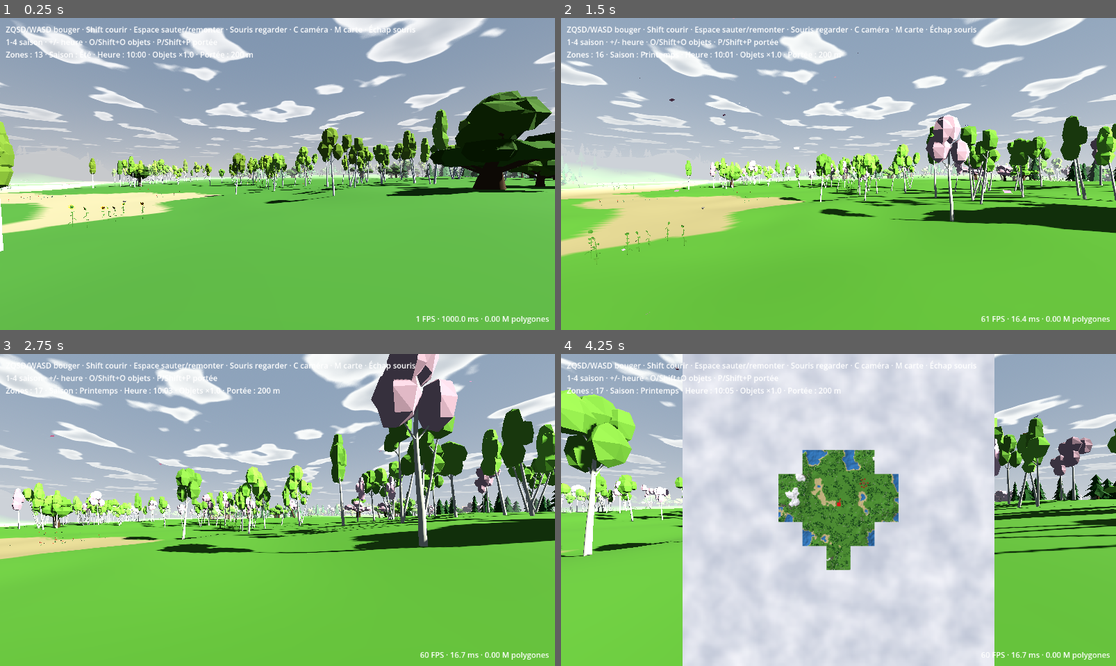
Above: before the commit, frames 1-4 (two rows, left to right).
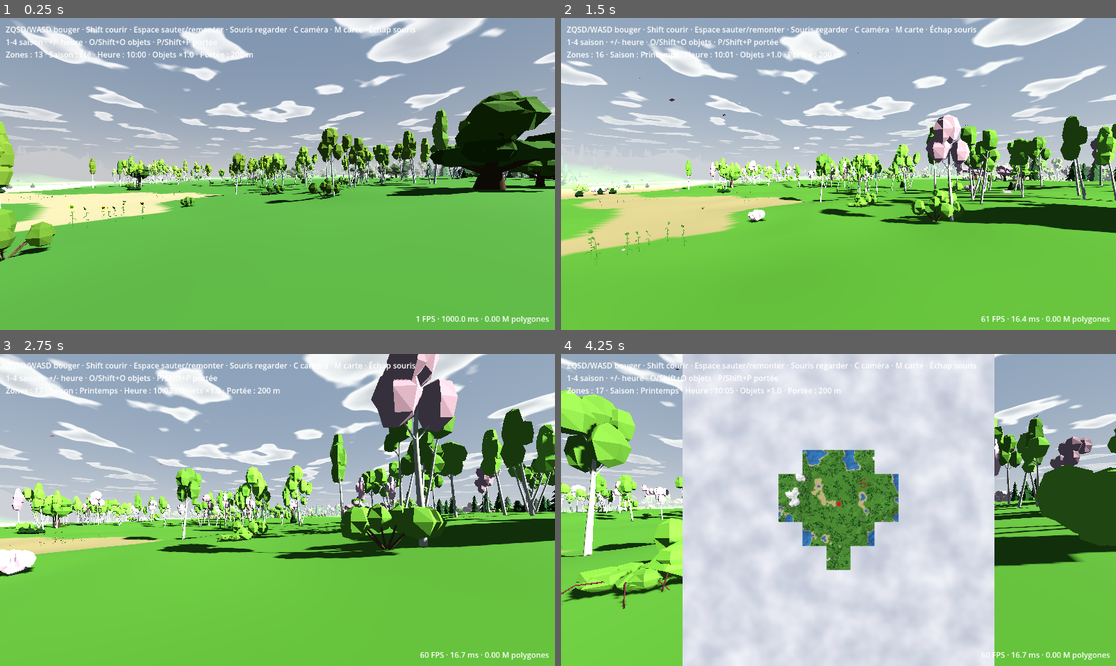
Above: after the commit, the same moments.

Repository: tdebarochez/openworld
Game: Godot game, scene res://main.tscn
Same seed, same stepped clock (60 frames per second), same inputs: the game is played once before the commit and once after it.
Inputs (mouse positions are in pixels of both pictures, inside the frame that each line leads up to):
- Up to frame 1 (0.25 s): no input
- Up to frame 2 (1.5 s): tap Enter at 0.5 s; move the mouse to (866, 174) at 0.52 s; hold W from 0.53 s (still down); tap 1 at 0.6 s; tap Space at 0.77, 1.07 s; tap 4 at 0.8, 1.35 s; move the mouse to (810, 174) at 1.27 s
- Up to frame 3 (2.75 s): keep holding W; tap Space at 1.52, 1.82 s; tap 1 at 1.55, 2.1 s; move the mouse to (288, 503) at 2.02 s; tap 4 at 2.3 s
- Up to frame 4 (4.25 s): keep holding W; move the mouse to (832, 516) at 2.77 s; tap 4 at 2.85, 3.8 s; tap Space at 3.02, 3.32, 3.77, 4.07 s; tap 1 at 3.05 s; move the mouse to (877, 513) at 3.52 s; tap M at 3.6 s

The runs differ from the first frame. In frame 1, 1.5% of the frame differs, in the area x 0-100%, y 48-79%; in frame 2, 1.3%; in frame 3, 3.4%; in frame 4, 6.1%, in the area x 0-100%, y 35-82%.

Commit message:
Add bushes along forest edges: hazel, holly, bramble
tools/make_bushes.py (Blender, reusing make_trees.py's helpers) makes 3 variants
each of a hazel-like leafy vase, a holly-like dense evergreen cone and a low
sprawling bramble mound (190-372 triangles, 0.6-2.4 m), leaves on surface 1.
world.gd places them in groups in a band of the forest field around the
forest/clearing edge (densest at the edge, half as wide under the trees),
FULL zones only, one MultiMesh per model, no collision. Seasons treat hazel
like birch, holly like conifers (snow), bramble like oak.

Co-Authored-By: Claude Opus 5.5 <noreply@anthropic.com>

Diff:
--- a/seasons.gd
+++ b/seasons.gd
@@ -68,9 +68,9 @@
 var world  # world.gd, set before any zone is attached
 var season := Season.SUMMER
 var terrain_mat := ShaderMaterial.new()
-var leaf_mats: Array[StandardMaterial3D] = []  # per tree model, the tintable leaves material
+var leaf_mats: Array[StandardMaterial3D] = []  # per tree model then bush model, the tintable leaves material
 var leaf_albedo: Array[Color] = []  # its summer colour
-var snowy_mats: Array[ShaderMaterial] = []  # per tree model, winter leaves (used for conifers)
+var snowy_mats: Array[ShaderMaterial] = []  # same indices, winter leaves (used for conifers and holly)
 var roof_mats: Array[Material] = []  # per house kind, the roof (surface 1, tools/make_houses.py)
 var snowy_roofs: Array[ShaderMaterial] = []  # same snowy shader: white on the slopes, roof colour below
 var env: Environment
@@ -110,8 +110,8 @@
 	light = base
 	var shader := Shader.new()
 	shader.code = SNOWY_LEAVES_SHADER
-	for model in world.species.size():
-		var mat := world.species[model].surface_get_material(1) as StandardMaterial3D
+	for mesh: Mesh in world.species + world.bush_meshes:  # bushes follow their trees' seasons
+		var mat := mesh.surface_get_material(1) as StandardMaterial3D
 		leaf_mats.append(mat)
 		leaf_albedo.append(mat.albedo_color)
 		var snowy := ShaderMaterial.new()
@@ -152,17 +152,19 @@
 	world.water_mat.roughness = 0.4 if winter else base.water_rough
 	for k in world.house_meshes.size():  # snow on the roofs (shared meshes: every zone at once)
 		world.house_meshes[k].surface_set_material(1, snowy_roofs[k] if winter else roof_mats[k])
-	for model in world.species.size():
-		if model / world.TREE_VARIANTS == world.TreeKind.CONIFER:
-			world.species[model].surface_set_material(1, snowy_mats[model] if winter else leaf_mats[model])
+	var meshes: Array = world.species + world.bush_meshes  # same order as leaf_mats
+	for model in meshes.size():
+		if leaf_kind(meshes[model]) == world.TreeKind.CONIFER:
+			meshes[model].surface_set_material(1, snowy_mats[model] if winter else leaf_mats[model])
 		else:  # deciduous: instance colour carries the whole colour (and alpha = leafless in winter)
 			leaf_mats[model].albedo_color = leaf_albedo[model] if s == Season.SUMMER else Color.WHITE
 			leaf_mats[model].transparency = BaseMaterial3D.TRANSPARENCY_ALPHA_SCISSOR if winter \
 				else BaseMaterial3D.TRANSPARENCY_DISABLED
 	for zone: Node3D in world.zones.values():
 		for mmi in zone.get_children():
-			if mmi.has_meta("trees"):
-				_recolour(mmi.multimesh, mmi.get_meta("trees"), zone.position)
+			for key in ["trees", "bushes"]:
+				if mmi.has_meta(key):
+					_recolour(mmi.multimesh, mmi.get_meta(key), zone.position)
 	var l: Dictionary = LIGHT[s]
 	light = {"sun": base.sun * l.sun, "energy": base.energy * l.energy, "haze": base.haze.lerp(l.haze, l.mix),
 		"top": base.top.lerp(l.haze, l.mix * 0.5), "fog": base.fog * l.fog,
@@ -199,10 +201,16 @@
 	return Color(c.r * tint.g, c.g * tint.g, c.b * tint.g)  # tint.g = per-tree brightness
 
 
+## TreeKind whose seasons a tree or bush model follows (world.BUSH_LEAVES for bushes).
+func leaf_kind(mesh: Mesh) -> int:
+	var m: int = world.species.find(mesh)
+	return m / world.TREE_VARIANTS if m >= 0 else world.BUSH_LEAVES[world.bush_meshes.find(mesh) / world.BUSH_VARIANTS]
+
+
 ## Rewrites a tree MultiMesh in one buffer upload (3x4 row-major transform + colour per instance),
 ## from the zone's placements rather than reading the GPU buffer back.
 func _recolour(mm: MultiMesh, trees: Array, origin: Vector3) -> void:
-	var kind: int = world.species.find(mm.mesh) / world.TREE_VARIANTS
+	var kind := leaf_kind(mm.mesh)
 	var buf := PackedFloat32Array()
 	for t: Transform3D in trees:
 		var b := t.basis
--- a/tests/test_seasons.gd
+++ b/tests/test_seasons.gd
@@ -23,16 +23,16 @@
 	return false
 
 
-## All tree MultiMeshes of loaded zones: [{mm, kind, pos: Array[Vector3]}].
-func _trees() -> Array:
+## All tree (or bush) MultiMeshes of loaded zones: [{mm, kind (seasonal TreeKind), pos: Array[Vector3]}].
+func _trees(key := "trees") -> Array:
 	var out := []
 	for zone in w.zones.values():
 		for mmi in zone.get_children():
-			if mmi.has_meta("trees"):
+			if mmi.has_meta(key):
 				var pos := []
-				for t in mmi.get_meta("trees"):
+				for t in mmi.get_meta(key):
 					pos.append(zone.position + t.origin)
-				out.append({"mm": mmi.multimesh, "kind": w.species.find(mmi.multimesh.mesh) / w.TREE_VARIANTS, "pos": pos})
+				out.append({"mm": mmi.multimesh, "kind": w.seasons.leaf_kind(mmi.multimesh.mesh), "pos": pos})
 	return out
 
 
@@ -52,6 +52,10 @@
 	for t in trees:
 		kinds[t.kind] = true
 	assert(kinds.size() == 3, "expected all species around the spawn")
+	var bushes := _trees("bushes")
+	var holly: Mesh = w.bush_meshes[w.BushKind.HOLLY * w.BUSH_VARIANTS]
+	var hazel_mat: StandardMaterial3D = s.leaf_mats[w.species.size() + w.BushKind.HAZEL * w.BUSH_VARIANTS]
+	assert(bushes.any(func(b): return b.mm.mesh == holly) and bushes.any(func(b): return b.kind == w.TreeKind.BIRCH))
 	var sun_energy: float = w.seasons.sun.light_energy
 	var water: Color = w.water_mat.albedo_color
 
@@ -73,6 +77,17 @@
 						assert(c.r > c.g and c.g >= c.b, "autumn leaves should be warm, got %s" % c)
 				elif season != S.WINTER:
 					assert(c.is_equal_approx(w.leaf_tint(t.pos[i])), "conifers stay green")
+		# Bushes follow their trees: hazel bare in winter, holly green under snow, warm autumn leaves.
+		for t in bushes:
+			for i in t.pos.size():
+				var c := _colour(t.mm, i)
+				assert(c.is_equal_approx(s.leaf_color(t.kind, t.pos[i])), "stale bush colour: season %d" % season)
+				if season == S.WINTER and t.kind == w.TreeKind.BIRCH:
+					assert(c.a == 0.0, "hazel should be bare in winter")
+				if season == S.AUTUMN and t.kind != w.TreeKind.CONIFER:
+					assert(c.r > c.g and c.g >= c.b, "autumn bush leaves should be warm, got %s" % c)
+		assert((holly.surface_get_material(1) is ShaderMaterial) == (season == S.WINTER), "snow on the holly")
+		assert((hazel_mat.transparency == BaseMaterial3D.TRANSPARENCY_ALPHA_SCISSOR) == (season == S.WINTER))
 		var conifer_mat: Material = w.species[0].surface_get_material(1)
 		var oak_mat: StandardMaterial3D = s.leaf_mats[w.TreeKind.OAK * w.TREE_VARIANTS]
 		match season:
--- a/tests/test_world.gd
+++ b/tests/test_world.gd
@@ -72,6 +72,49 @@
 					assert(t.origin.y >= w.WATER_LEVEL + 0.2)
 	print("flowers over 81 zones: ", w.flowers.map(func(f): return f.name), " ", per_flower)
 	assert(per_flower.min() > 0)
+	# Bushes: deterministic, only in the forest-edge band and out of the water, every model used, a
+	# higher density keeps density 1's bushes; only full zones get them.
+	assert(w.bush_transforms(Vector2i(2, -1)) == w.bush_transforms(Vector2i(2, -1)))
+	var per_bush := []
+	per_bush.resize(3 * w.BUSH_VARIANTS)
+	per_bush.fill(0)
+	for cx in range(-3, 3):
+		for cz in range(-3, 3):
+			var cell := Vector2i(cx, cz)
+			var models: Array = w.bush_transforms(cell)
+			for m in models.size():
+				per_bush[m] += models[m].size()
+				for t in models[m]:
+					var e: float = w.forest(cx * w.ZONE_SIZE + t.origin.x, cz * w.ZONE_SIZE + t.origin.z)
+					assert(e > -w.BUSH_EDGE and e < w.BUSH_EDGE * 0.5, "bush off the forest edge: %f" % e)
+					assert(t.origin.y >= w.WATER_LEVEL + 1.0)
+			if cx == 0:
+				w.density = 2.0
+				var dense: Array = w.bush_transforms(cell)
+				w.density = 1.0
+				for m in models.size():
+					for t in models[m]:
+						assert(t in dense[m], "density 2 lost a bush")
+	print("bushes per model over 36 zones: ", per_bush)
+	assert(per_bush.min() > 0)
+	var has_bushes := func(cell): return w.zones[cell].get_children().any(func(c): return c.has_meta("bushes"))
+	assert(has_bushes.call(Vector2i.ZERO))
+	w.add_zone(Vector2i(0, -1), w.Detail.LIGHT)
+	assert(not w.bush_transforms(Vector2i(0, -1)).all(func(l): return l.is_empty()))
+	assert(not has_bushes.call(Vector2i(0, -1)), "bushes in a light zone")
+	var unmasked_blocked := 0  # bushes the roads/villages mask had to remove, within ~1.5 km
+	for cx in range(-12, 12):
+		for cz in range(-12, 12):
+			var cell := Vector2i(cx, cz)
+			var mask: PackedByteArray = w.layout(cell).mask
+			if not mask.has(w.ROAD) and not mask.has(w.CLEAR):
+				continue
+			for models in w.bush_transforms(cell, mask):
+				for t in models:
+					assert(not w._blocked(mask, t.origin.x, t.origin.z), "bush on a road or in a village")
+			for models in w.bush_transforms(cell):
+				unmasked_blocked += models.filter(func(t): return w._blocked(mask, t.origin.x, t.origin.z)).size()
+	assert(unmasked_blocked > 0, "no road crosses a forest edge: the mask check above tested nothing")
 	# Villages and roads: some exist within 2 km, roads are symmetric and cross no water,
 	# houses sit off the roads and away from each other, and the layout clears trees there.
 	var villages := 0
--- a/world.gd
+++ b/world.gd
@@ -23,6 +23,9 @@
 const SKIRT := 4.0  # m the coarse zone's edges hang down
 const TREE_ATTEMPTS := 400  # random spots tried per zone; most are rejected (water, slope, clearing)
 const TREE_VARIANTS := 3  # models per species (tools/make_trees.py)
+const BUSH_CLUSTERS := 150  # bush groups tried per zone; only bushes on a forest edge are kept
+const BUSH_VARIANTS := 3  # models per kind (tools/make_bushes.py)
+const BUSH_EDGE := 0.15  # forest() band (~6 m) outside the edge (0) where bushes grow; half as wide under the trees
 const ROCK_ATTEMPTS := 40  # ~6 rocks per zone on plains, ~30 in hills
 const ROCK_KINDS := 5  # tools/make_rocks.py; rock_3 is a pebble (no collision)
 const FLOWER_CLUSTERS := 40  # flower beds tried per zone; about half fit their species' habitat
@@ -48,6 +51,10 @@
 const MAX_JOBS := 4  # zones built in parallel on worker threads
 const MAP_PX := 32  # map pixels per zone side (4 m per pixel)
 enum TreeKind { CONIFER, OAK, BIRCH }
+enum BushKind { HAZEL, HOLLY, BRAMBLE }
+# Seasons treat each BushKind like this TreeKind: hazel bare in winter, holly evergreen with snow,
+# bramble keeping the odd dead leaf.
+const BUSH_LEAVES := [TreeKind.BIRCH, TreeKind.CONIFER, TreeKind.OAK]
 
 var view_dist := VIEW_DIST
 # Placement attempts are drawn in a fixed order, so a higher density keeps every existing object and adds more.
@@ -64,6 +71,7 @@
 var daynight  # daynight.gd, made in _ready
 var water_mat := StandardMaterial3D.new()
 var species: Array[Mesh] = []  # indexed by kind * TREE_VARIANTS + variant
+var bush_meshes: Array[Mesh] = []  # indexed by kind * BUSH_VARIANTS + variant
 var trunk_shape := CylinderShape3D.new()
 var rock_meshes: Array[Mesh] = []
 var rock_shapes: Array[Shape3D] = []  # convex hull per rock kind, null for the pebble
@@ -102,6 +110,9 @@
 	for file in ["conifer", "oak", "birch"]:  # TreeKind order
 		for v in TREE_VARIANTS:
 			species.append(_tintable_leaves(_load_mesh("res://assets/trees/%s_%d.glb" % [file, v])))
+	for file in ["hazel", "holly", "bramble"]:  # BushKind order
+		for v in BUSH_VARIANTS:
+			bush_meshes.append(_tintable_leaves(_load_mesh("res://assets/bushes/%s_%d.glb" % [file, v])))
 	for r in ROCK_KINDS:
 		var m := _load_mesh("res://assets/rocks/rock_%d.glb" % r)
 		rock_meshes.append(m)
@@ -194,7 +205,7 @@
 		var h := height(wx, wz)
 		if h < WATER_LEVEL + 2.0 or h > 20.0 or _normal(wx, wz).y < 0.85 or _blocked(mask, lx, lz):
 			continue
-		if noise.get_noise_2d(wx * 4.0 + 5000.0, wz * 4.0) < 0.0:  # forests vs clearings
+		if forest(wx, wz) < 0.0:  # forests vs clearings
 			continue
 		# Species in groves: conifers up high, oak/birch patches below.
 		var v := noise.get_noise_2d(wx * 2.0 - 7000.0, wz * 2.0)
@@ -202,6 +213,44 @@
 		# Variant from position, not the RNG, so adding variants never moved existing trees.
 		var variant := hash(Vector3i(roundi(wx * 10.0), roundi(wz * 10.0), 7)) % TREE_VARIANTS
 		out[kind * TREE_VARIANTS + variant].append(Transform3D(Basis(Vector3.UP, rot).scaled(Vector3.ONE * s), Vector3(lx, h, lz)))
+	return out
+
+
+## Forest field: trees grow where it is ≥ 0, clearings below; forest edges are where it crosses 0.
+func forest(x: float, z: float) -> float:
+	return noise.get_noise_2d(x * 4.0 + 5000.0, z * 4.0)
+
+
+## Bush placements per model (zone-local), in groups of one kind along forest edges: a band of
+## forest() on both sides of 0, densest right at the edge and half as wide under the outer trees.
+## Deterministic per seed + cell.
+func bush_transforms(cell: Vector2i, mask := PackedByteArray()) -> Array:
+	var rng := RandomNumberGenerator.new()
+	rng.seed = hash(Vector3i(noise.seed + 5, cell.x, cell.y))
+	var half := ZONE_SIZE / 2.0
+	var out := []
+	for k in BushKind.size() * BUSH_VARIANTS:
+		out.append([] as Array[Transform3D])
+	for c in roundi(BUSH_CLUSTERS * density):
+		var cx := rng.randf_range(-half, half)
+		var cz := rng.randf_range(-half, half)
+		var kind := rng.randi() % BushKind.size()
+		var spots := []  # all drawn before any rejection, so the RNG sequence stays fixed
+		for i in rng.randi_range(2, 6):
+			spots.append([rng.randfn(0.0, 3.0), rng.randfn(0.0, 3.0), rng.randf(), rng.randf_range(0.8, 1.25), rng.randf() * TAU])
+		for sp in spots:
+			var lx := clampf(cx + sp[0], -half, half - 0.01)
+			var lz := clampf(cz + sp[1], -half, half - 0.01)
+			var wx := cell.x * ZONE_SIZE + lx
+			var wz := cell.y * ZONE_SIZE + lz
+			var e := forest(wx, wz)
+			if sp[2] >= 1.0 - absf(e) / (BUSH_EDGE if e < 0.0 else BUSH_EDGE * 0.5):  # 1 at the edge → 0 at the band's end
+				continue
+			var h := height(wx, wz)
+			if h < WATER_LEVEL + 1.0 or h > 20.0 or _normal(wx, wz).y < 0.85 or _blocked(mask, lx, lz):
+				continue
+			var variant := hash(Vector3i(roundi(wx * 10.0), roundi(wz * 10.0), 8)) % BUSH_VARIANTS
+			out[kind * BUSH_VARIANTS + variant].append(Transform3D(Basis(Vector3.UP, sp[4]).scaled(Vector3.ONE * sp[3]), Vector3(lx, h, lz)))
 	return out
 
 
@@ -686,6 +735,7 @@
 	var rocks := rock_transforms(cell, mask) if full else []
 	return {"cell": cell, "density": dens, "detail": detail, "arrays": arrays, "heights": heights, "min_h": min_h, "trees": trees,
 		"rocks": rocks, "flowers": flower_transforms(cell, mask) if full else [], "houses": lay.houses,
+		"bushes": bush_transforms(cell, mask) if full else [],
 		"lamps": lay.lamps if full else ([] as Array[Transform3D]),
 		"map": _map_tile(heights, colors, normals, trees, rocks, lay.houses, mask, res)}
 
@@ -764,6 +814,18 @@
 			tcs.shape = trunk_shape
 			tcs.position = t.origin + Vector3.UP
 			body.add_child(tcs)
+
+	var all_bushes: Array = d.bushes  # no collision: the player walks through them
+	for model in all_bushes.size():
+		var list: Array[Transform3D] = all_bushes[model]
+		if list.is_empty():
+			continue
+		var tints := PackedColorArray()
+		for t in list:
+			tints.append(seasons.leaf_color(BUSH_LEAVES[model / BUSH_VARIANTS], zone.position + t.origin))
+		var mmi := _multimesh(bush_meshes[model], list, tints)
+		mmi.set_meta("bushes", list)  # seasons.gd recolours them like trees
+		zone.add_child(mmi)
 
 	var all_rocks: Array = d.rocks
 	for kind in all_rocks.size():
Binary file added: assets/bushes/bramble_0.glb
Not shown, added: assets/bushes/bramble_0.glb.import
Binary file added: assets/bushes/bramble_1.glb
Not shown, added: assets/bushes/bramble_1.glb.import
Binary file added: assets/bushes/bramble_2.glb
Not shown, added: assets/bushes/bramble_2.glb.import
Binary file added: assets/bushes/hazel_0.glb
Not shown, added: assets/bushes/hazel_0.glb.import
Binary file added: assets/bushes/hazel_1.glb
Not shown, added: assets/bushes/hazel_1.glb.import
Binary file added: assets/bushes/hazel_2.glb
Not shown, added: assets/bushes/hazel_2.glb.import
(and 6 more such lines)
